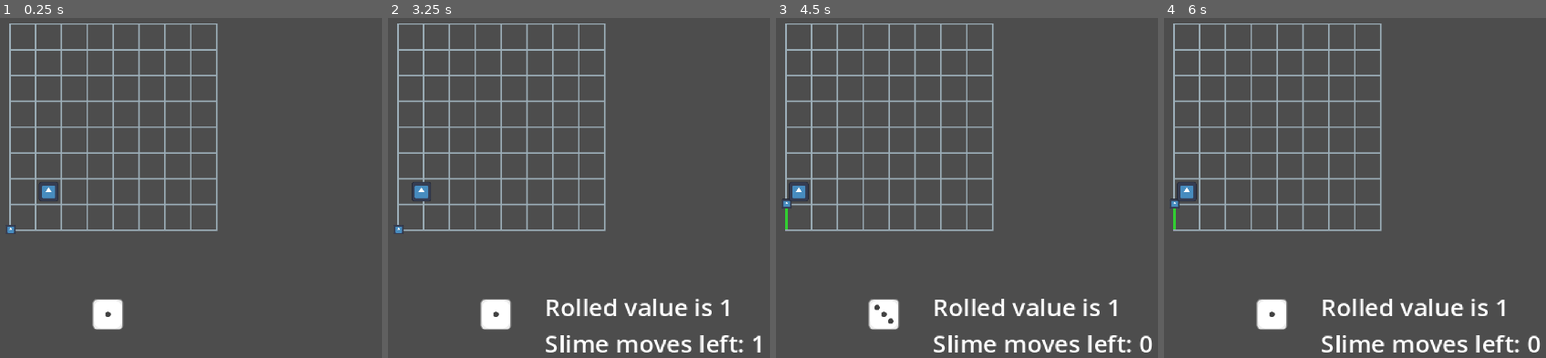
Above: before the commit, frames 1-4 (left to right).
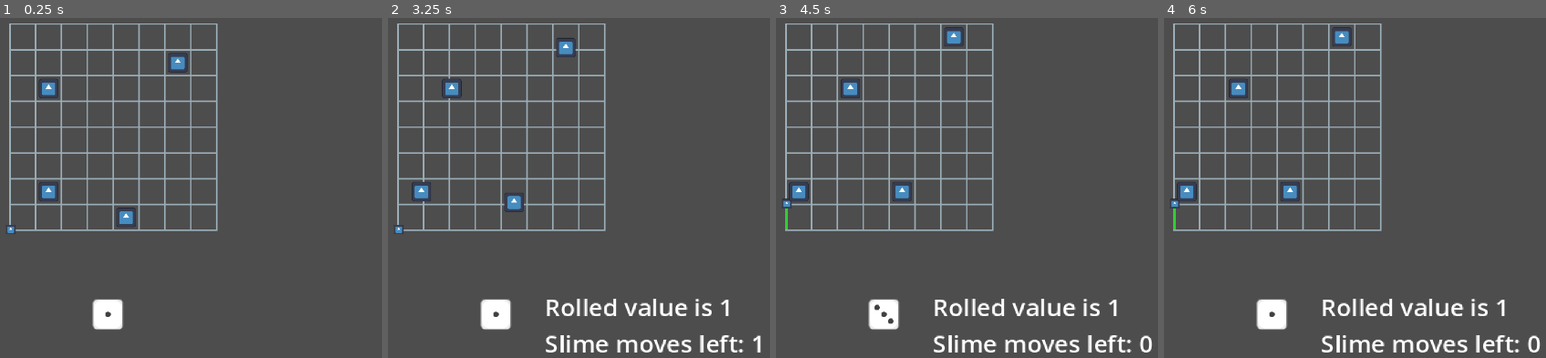
Above: after the commit, the same moments.

Repository: Sooshimi/mould
Game: Godot game, scene res://scenes/main.tscn
The game is run twice, just before and just after one commit, with the same random seed, the same clock (stepped at 60 frames per second) and the same inputs. The engine's default icon, where the game draws it, is replaced by a stand-in: a white triangle on a blue panel in a dark square.
Inputs (mouse positions are in pixels of both pictures, inside the frame that each line leads up to):
- Up to frame 1 (0.25 s): no input
- Up to frame 2 (3.25 s): click (494, 313) at 0.5 s; tap Enter at 1.25 s; hold D (right) 1.28-2.03 s; tap Space at 2 s; hold S (down) 2.03-2.78 s; hold D (right) from 2.78 s (still down)
- Up to frame 3 (4.5 s): release D (right) at 3.53 s; hold W (up) 3.53-4.28 s; tap Enter at 4.25 s; hold A (left) from 4.28 s (still down)
- Up to frame 4 (6 s): tap Space at 5 s; tap Enter at 5.75 s; release A (left) at 5.78 s; hold S (down) from 5.78 s (still down)

The runs differ from the first frame. In frame 1, 0.5% of the frame differs, in the area x 10-50%, y 10-62%; in frame 2, 0.6%, in the area x 14-50%, y 5-58%; in frame 3, 0.5%; in frame 4, 0.5%.

Commit message:
avoid human collision and update infection mechanic

Diff:
--- a/scenes/human.tscn
+++ b/scenes/human.tscn
@@ -21,27 +21,27 @@
 [node name="Up" type="RayCast2D" parent="."]
 position = Vector2(0, -10)
 target_position = Vector2(0, -8)
+collision_mask = 5
 hit_from_inside = true
 collide_with_areas = true
-collide_with_bodies = false
 
 [node name="Down" type="RayCast2D" parent="."]
 position = Vector2(0, 10)
 target_position = Vector2(0, 8)
+collision_mask = 5
 hit_from_inside = true
 collide_with_areas = true
-collide_with_bodies = false
 
 [node name="Left" type="RayCast2D" parent="."]
 position = Vector2(-10, 0)
 target_position = Vector2(-8, 0)
+collision_mask = 5
 hit_from_inside = true
 collide_with_areas = true
-collide_with_bodies = false
 
 [node name="Right" type="RayCast2D" parent="."]
 position = Vector2(10, 0)
 target_position = Vector2(8, 0)
+collision_mask = 5
 hit_from_inside = true
 collide_with_areas = true
-collide_with_bodies = false
--- a/scenes/main.tscn
+++ b/scenes/main.tscn
@@ -35,6 +35,15 @@
 
 [node name="Human" parent="." instance=ExtResource("6_tipki")]
 position = Vector2(185, 135)
+
+[node name="Human2" parent="." instance=ExtResource("6_tipki")]
+position = Vector2(185, 67)
+
+[node name="Human3" parent="." instance=ExtResource("6_tipki")]
+position = Vector2(236, 152)
+
+[node name="Human4" parent="." instance=ExtResource("6_tipki")]
+position = Vector2(270, 50)
 
 [node name="UI" parent="." instance=ExtResource("3_tbgi4")]
 
--- a/scripts/cell.gd
+++ b/scripts/cell.gd
@@ -8,10 +8,11 @@
 var human_in_area := []
 
 func checked_if_infected(_body: CharacterBody2D) -> void:
-	if top_infected and bottom_infected and left_infected and right_infected and human_in_area.size() > 0:
+	if top_infected and bottom_infected and left_infected and right_infected:
 		infect_cell()
-		for human in human_in_area:
-			human.infected = true
+		if human_in_area.size() > 0:
+			for human in human_in_area:
+				human.infected = true
 
 	if human_in_area.size() > 0:
 		for human in human_in_area:
--- a/scripts/characters/human.gd
+++ b/scripts/characters/human.gd
@@ -8,6 +8,10 @@
 @onready var right := $Right
 
 const tile_size := Vector2(17.0, 17.0)
+const move_up := Vector2(0.0, -1.0)
+const move_down := Vector2(0.0, 1.0)
+const move_left := Vector2(-1.0, 0.0)
+const move_right := Vector2(1.0, 0.0)
 var sprite_node_position_tween: Tween
 var walk_speed := 0.3
 var direction: Vector2
@@ -20,18 +24,21 @@
 	move()
 
 func pick_random_direction() -> Vector2:
-	var directions := [Vector2(0.0, -1.0), Vector2(0.0, 1.0), Vector2(-1.0, 0.0), Vector2(1.0, 0.0)] # Up, Down, Left, Right
+	var directions := [move_up, move_down, move_left, move_right] # Up, Down, Left, Right
 
 	if up.is_colliding():
-		directions.remove_at(0)
+		directions.erase(move_up)
 	if down.is_colliding():
-		directions.remove_at(1)
+		directions.erase(move_down)
 	if left.is_colliding():
-		directions.remove_at(2)
+		directions.erase(move_left)
 	if right.is_colliding():
-		directions.remove_at(3)
+		directions.erase(move_right)
 
-	direction = directions[randi() % directions.size()]
+	if directions.size() > 0:
+		direction = directions[randi() % directions.size()]
+	else:
+		direction = Vector2.ZERO
 
 	return direction
 
Not shown: 1 places in scenes/human.tscn that only renumber resources
Not shown: 1 places in scenes/main.tscn that only renumber resources
